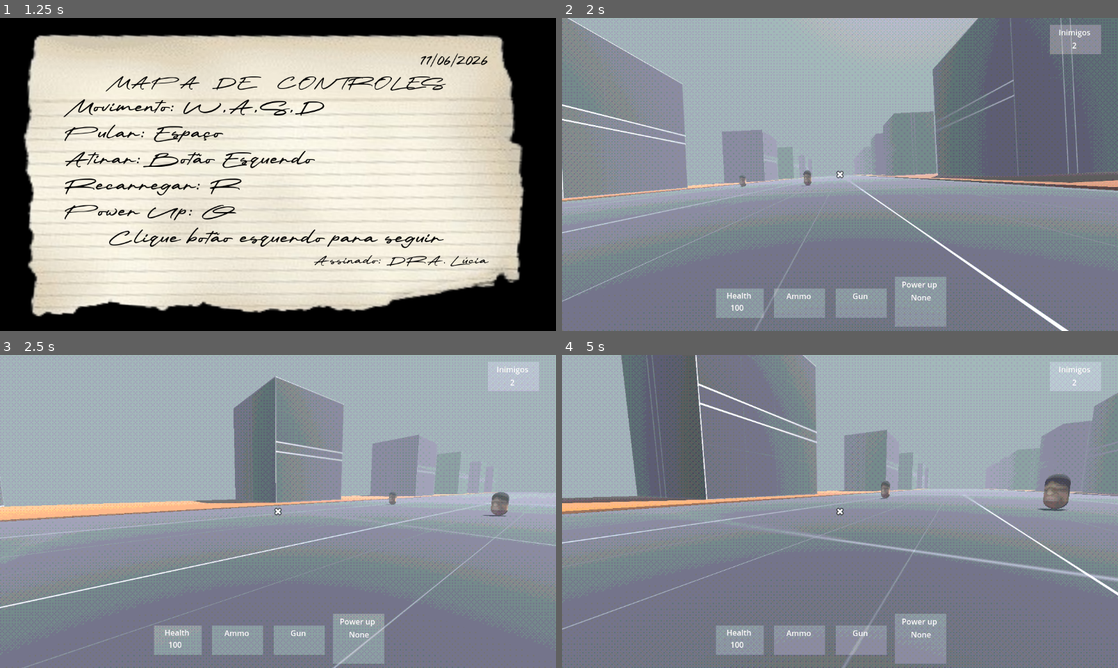
Above: before the commit, frames 1-4 (two rows, left to right).
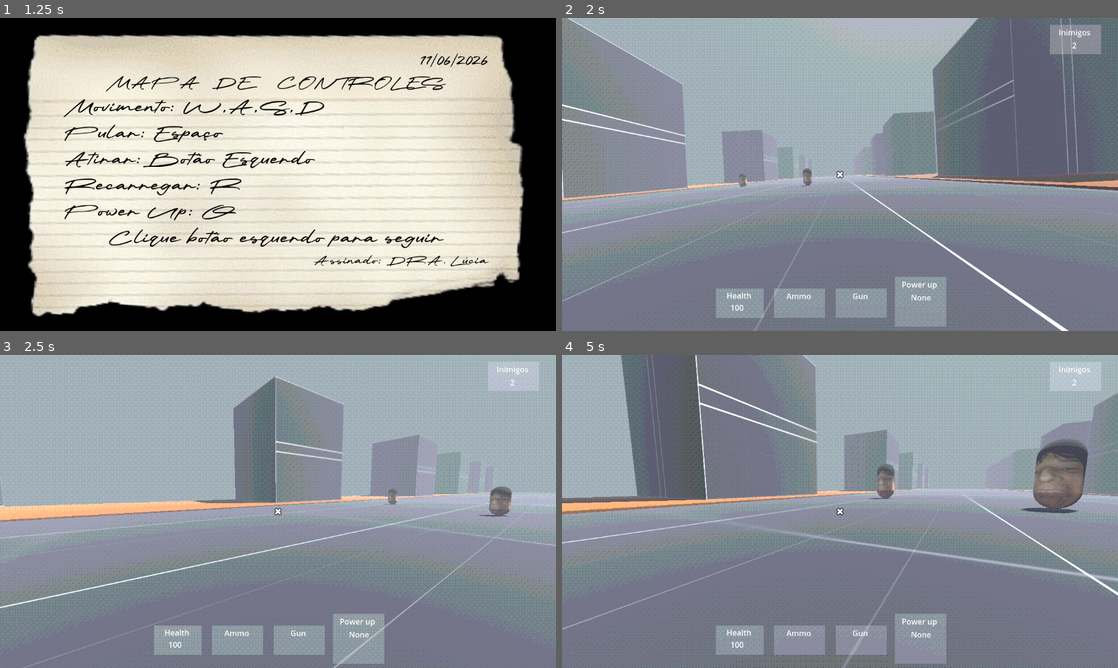
Above: after the commit, the same moments.

Repository: felipepreuss/mnemonic.dream
Game: Godot game, scene res://Scenes/main_menu.tscn
Two runs of this game, one before a commit and one after it. Both use one fixed random seed, a clock stepped at 60 frames per second and the inputs below. The engine's default icon, where the game draws it, is replaced by a stand-in: a white triangle on a blue panel in a dark square. Sound files missing from this copy of the repository are replaced by a short silence.
Inputs (mouse positions are in pixels of both pictures, inside the frame that each line leads up to):
- Up to frame 1 (1.25 s): click "PLAY" at 0.5 s
- Up to frame 2 (2 s): tap Enter at 1.25 s; move the mouse to (962, 158) at 1.27 s; press the mouse at (962, 158) at 1.28 s; hold D (Right) from 1.28 s (still down); tap Space (Jump) at 1.52 s; tap 0 at 1.55 s
- Up to frame 3 (2.5 s): move the mouse to (250, 511) at 2.02 s; release D (Right) at 2.03 s; release the mouse at (250, 511) at 2.03 s; hold W (Forward) from 2.03 s (still down); tap 0 at 2.1 s; tap Space (Jump) at 2.27 s; click (250, 511) at 2.3 s
- Up to frame 4 (5 s): keep holding W (Forward); move the mouse to (851, 505) at 2.77 s; press the mouse at (851, 505) at 2.78 s; tap 0 at 3.05, 4.35 s; move the mouse to (834, 517) at 3.52 s; release the mouse at (834, 517) at 3.53 s; tap Q (Q) at 3.6 s; tap Space (Jump) at 3.77, 4.52 s; click (834, 517) at 3.8 s; move the mouse to (878, 514) at 4.27 s; tap R (Reload) at 4.9 s

Frame 1 is identical in both runs. In frame 2, less than 0.1% of the frame differs, in the area x 31-45%, y 48-55%; in frame 3, 0.2%; in frame 4, 1.8%, in the area x 55-95%, y 26-51%.

Commit message:
weapon manager virando algo real
criar variaveis individuais nas armas para setar como se fosse um resource

agora o weapon manager tem q pegar a informacao de cada arma e n dele mesmo

Diff:
--- a/Scenes/player.tscn
+++ b/Scenes/player.tscn
@@ -7,6 +7,7 @@
 [ext_resource type="AudioStream" uid="uid://dbqkoxlle6ono" path="res://SFX/walking/walk2.mp3" id="3_7dp3o"]
 [ext_resource type="Texture2D" uid="uid://cufub1n6nc46x" path="res://Assets/muzzle_06.png" id="3_fkybt"]
 [ext_resource type="Script" uid="uid://dt2cby328mi5" path="res://Script/bullet_lbl.gd" id="3_vgqql"]
+[ext_resource type="Script" uid="uid://4m555yw0c1ds" path="res://Script/NewShake.gd" id="4_7dp3o"]
 [ext_resource type="Script" uid="uid://b5lk0im56olf8" path="res://Script/life.gd" id="5_8erm5"]
 [ext_resource type="Script" uid="uid://yvigbgbg8i5g" path="res://Script/hp.gd" id="5_pu2lt"]
 [ext_resource type="Script" uid="uid://cw3w6ct1amurw" path="res://Script/gun.gd" id="6_f1ek2"]
@@ -127,11 +128,11 @@
 
 [node name="Camera3D" type="Camera3D" parent="head"]
 transform = Transform3D(1, 0, 0, 0, 1, 0, 0, 0, 1, 0, 0.77035, 0)
-
-[node name="WeaponsManager" type="Node3D" parent="head/Camera3D" node_paths=PackedStringArray("local")]
+script = ExtResource("4_7dp3o")
+
+[node name="WeaponsManager" type="Node3D" parent="head/Camera3D"]
 transform = Transform3D(1, 0, 0, 0, 1, 0, 0, 0, 1, 0.243636, -0.120761, -0.546164)
 script = ExtResource("2_6t5aa")
-local = NodePath("GunPosition")
 metadata/_custom_type_script = "uid://cme4um2042nwv"
 
 [node name="GunPosition" type="Marker3D" parent="head/Camera3D/WeaponsManager"]
--- a/Scenes/taco.gd
+++ b/Scenes/taco.gd
@@ -5,10 +5,11 @@
 
 func _physics_process(delta):
 
-	if Input.is_action_pressed("Left-Click") && melee:
+	if Input.is_action_pressed("Left-Click") && current_gun.melee:
 		animation_player.play("attack")
 		for enemies in hitbox.get_overlapping_bodies():
 			if enemies.has_method("calcularDano"):
+				get_parent().get_parent().add_shake(0.5)
 				enemies.calcularDano(50)
 		if animation_player:
 			animation_player.queue("idle")
--- a/Scenes/taco.tscn
+++ b/Scenes/taco.tscn
@@ -2,35 +2,6 @@
 
 [ext_resource type="PackedScene" uid="uid://c3m0wkotsvjv8" path="res://Assets/Guns/Taco de baseball.glb" id="1_esccj"]
 [ext_resource type="Script" uid="uid://ca0uwaxt38p1f" path="res://Scenes/taco.gd" id="1_hnl0q"]
-
-[sub_resource type="Animation" id="Animation_esccj"]
-resource_name = "idle"
-length = 1.5
-loop_mode = 1
-tracks/0/type = "value"
-tracks/0/imported = false
-tracks/0/enabled = true
-tracks/0/path = NodePath(".:rotation")
-tracks/0/interp = 1
-tracks/0/loop_wrap = true
-tracks/0/keys = {
-"times": PackedFloat32Array(0, 0.250431, 0.764829),
-"transitions": PackedFloat32Array(1, 1, 1),
-"update": 0,
-"values": [Vector3(0, 0, 0), Vector3(0, 0, 0.246091), Vector3(0, 0, 0.108856)]
-}
-tracks/1/type = "value"
-tracks/1/imported = false
-tracks/1/enabled = true
-tracks/1/path = NodePath(".:position")
-tracks/1/interp = 1
-tracks/1/loop_wrap = true
-tracks/1/keys = {
-"times": PackedFloat32Array(0.02, 0.527935, 1.17093, 1.43333),
-"transitions": PackedFloat32Array(1, 1, 1, 1),
-"update": 0,
-"values": [Vector3(0, 0, 0), Vector3(0, -0.0879073, 0), Vector3(0, 0.00471497, 0), Vector3(0, -0.0780402, 0)]
-}
 
 [sub_resource type="Animation" id="Animation_hnl0q"]
 length = 0.001
@@ -87,6 +58,35 @@
 "values": [Vector3(0, 0, 0), Vector3(0.49309, 0, 0), Vector3(0.695671, 0, 0), Vector3(-1.94327, 0, 0)]
 }
 
+[sub_resource type="Animation" id="Animation_esccj"]
+resource_name = "idle"
+length = 1.5
+loop_mode = 1
+tracks/0/type = "value"
+tracks/0/imported = false
+tracks/0/enabled = true
+tracks/0/path = NodePath(".:rotation")
+tracks/0/interp = 1
+tracks/0/loop_wrap = true
+tracks/0/keys = {
+"times": PackedFloat32Array(0, 0.250431, 0.764829),
+"transitions": PackedFloat32Array(1, 1, 1),
+"update": 0,
+"values": [Vector3(0, 0, 0), Vector3(0, 0, 0.246091), Vector3(0, 0, 0.108856)]
+}
+tracks/1/type = "value"
+tracks/1/imported = false
+tracks/1/enabled = true
+tracks/1/path = NodePath(".:position")
+tracks/1/interp = 1
+tracks/1/loop_wrap = true
+tracks/1/keys = {
+"times": PackedFloat32Array(0.02, 0.527935, 1.17093, 1.43333),
+"transitions": PackedFloat32Array(1, 1, 1, 1),
+"update": 0,
+"values": [Vector3(0, 0, 0), Vector3(0, -0.0879073, 0), Vector3(0, 0.00471497, 0), Vector3(0, -0.0780402, 0)]
+}
+
 [sub_resource type="AnimationLibrary" id="AnimationLibrary_gh5bb"]
 _data = {
 &"RESET": SubResource("Animation_hnl0q"),
@@ -100,12 +100,9 @@
 
 [node name="Node3D" type="Node3D"]
 script = ExtResource("1_hnl0q")
-have_ammo = false
-melee = true
 metadata/_custom_type_script = "uid://cme4um2042nwv"
 
 [node name="Taco de baseball" parent="." instance=ExtResource("1_esccj")]
-transform = Transform3D(1, 0, 0, 0, 1, 0, 0, 0, 1, 0, 0, 0)
 
 [node name="AnimationPlayer" type="AnimationPlayer" parent="Taco de baseball"]
 libraries = {
--- /dev/null
+++ b/Script/NewShake.gd
@@ -0,0 +1,24 @@
+# MinimalScreenShake.gd
+extends Camera3D
+
+var shake: float = 0.0
+var original_pos: Vector3
+
+func _ready():
+	original_pos = position
+
+func add_shake(amount: float):
+	if shake <= 0:
+		shake += amount
+
+func _process(delta):
+	if shake > 0:
+		position = original_pos + Vector3(
+			randf_range(-shake, shake),
+			randf_range(-shake, shake),
+			0
+		)
+		shake -= delta * 2.0
+	else:
+		position = original_pos
+		shake = 0.0
--- a/Script/enemy.gd
+++ b/Script/enemy.gd
@@ -33,7 +33,7 @@
 
 # Called every frame. 'delta' is the elapsed time since the previous frame.
 func _physics_process(delta: float) -> void:
-	#scale *= 1.003
+	scale *= 1.003
 	match current_state:
 		IDLE:
 			idle_state(delta)
--- a/Script/shot_gun.gd
+++ b/Script/shot_gun.gd
@@ -3,7 +3,7 @@
 @export var raio :Array[RayCast3D]
 
 func _physics_process(delta: float) -> void:
-	if Input.is_action_just_pressed("Left-Click") && have_ammo:
+	if Input.is_action_just_pressed("Left-Click") && current_gun.have_ammo:
 		for r in raycontainer.get_children():
 			r.target_position.x = randi_range(10,-10)
 			r.target_position.y = randi_range(10,-10)
--- a/Script/weapon_class.gd
+++ b/Script/weapon_class.gd
@@ -1,4 +1,131 @@
+#class_name WeaponsManager extends Node3D
+#@export var auto: bool
+#@export var have_ammo = true
+#@export var current_ammo: int
+#@export var ammo :int
+#@export var max_ammo: int
+#@export var can_reload := false
+#@export var ray: RayCast3D
+#@export var local: Marker3D #muda o nome
+#@export var number_balas: int #muda muito o nome
+#@export var gun_name: String
+#@export var melee = false
+#
+#var gun_equipped = false
+#var current_gun
+#var magazine
+#var gun_limit = 1
+#var gun_count = 0
+#@onready var flash
+#@onready var kickb
+#@onready var head = $"../.."
+ #
+#@export var weapon_scenes : Array[PackedScene] = [ # muda pra export pq vai ficar mais leve
+	#load("res://Scenes/pistol.tscn"),
+	#load("res://Scenes/taco.tscn")
+#]
+#
+#func _ready() -> void:
+	#await  get_parent().ready
+	#kickb = $AnimationPlayer
+	#flash =  $GunPosition/muzzle
+	 #
+#func _physics_process(delta: float) -> void:
+	#handle_weapon_switch()
+	#if current_gun != null:
+		#handle_shooting()
+		#handle_reload()
+		#update_ammo_display()
+	#if Globals.get_gun:
+		#if weapon_scenes.size() == 1:
+			#get_new_weapon(load("res://Scenes/shot_gun.tscn"))
+#func handle_shooting():
+	#
+	#if current_gun.auto and Input.is_action_pressed("Left-Click") and gun_equipped and current_gun and !melee:
+		#
+			##ScreenShake.screenShake($"..",1,0.25,1)
+		#if current_gun.current_ammo >= current_gun.number_balas && flash:
+			#kickb.play('recoil')
+			#get_parent().add_shake(0.5)
+			#flash.emitting = true
+	#if Input.is_action_just_pressed('Left-Click') and gun_equipped and current_gun:
+		#if current_gun.current_ammo >= current_gun.number_balas && flash and not current_gun.melee:
+			#flash.emitting = true
+			#flash.restart()
+			#kickb.play('recoil')
+			##ScreenShake.screenShake($"..",1,0.25,1)
+			#get_parent().add_shake(0.5)
+			#current_gun.current_ammo -= current_gun.number_balas
+		#else:
+			#have_ammo = false
+			#current_gun.have_ammo = false
+			#print('Sem balas suficientes!')
+#
+#func handle_weapon_switch():
+	#for i in range(weapon_scenes.size()):
+		#if Input.is_physical_key_pressed(KEY_0 + i + 1):
+			#switch_weapon(i)
+			#break
+#
+#func handle_reload():
+	#if Input.is_action_just_pressed('Reload') and gun_equipped:
+		#if current_gun.current_ammo < current_gun.max_ammo and current_gun.ammo >= 0:
+			#var to_reload = min(current_gun.max_ammo - current_gun.current_ammo, current_gun.ammo)
+			#current_gun.current_ammo += to_reload
+			#current_gun.ammo -= to_reload
+			#have_ammo = current_gun.current_ammo > 0
+			#current_gun.have_ammo = current_gun.current_ammo > 0
+			##print('Recarregado , to_reload,  balas.')
+#
+#func update_ammo_display():
+	#pass#print(str(current_ammo, '/', ammo))
+#
+#func instantiate_gun(index: int, local: Marker3D):
+	#if gun_count < gun_limit:
+		#gun_count += 1
+		#var gun = weapon_scenes[index].instantiate()
+		#gun.position = Vector3.ZERO  # Reset to avoid offset
+		#add_child(gun)
+		#gun.add_to_group('Gun')
+		#current_gun = gun
+		##sync_stats_from_gun()
+		#gun_equipped = true
+		#gun_count += 1
+#
+#func switch_weapon(index: int):
+	#if current_gun:
+		#current_ammo
+		#current_gun.queue_free()
+		#gun_equipped = false
+		#gun_count = 0
+	#instantiate_gun(index, local)
+#
+##func sync_stats_from_gun():
+	##if current_gun and gun_equipped:
+		##auto = current_gun.auto
+		##ammo = current_gun.ammo
+		##max_ammo = current_gun.max_ammo
+		##number_balas = current_gun.number_balas
+		##if current_ammo > 0:
+			##have_ammo = true
+			##current_gun.have_ammo = true
+		##else:
+			##have_ammo = false
+			##current_gun.have_ammo = false
+		##print(current_gun.auto)
+#
+#func shooting(mira: RayCast3D, dano: int):
+	#var target = mira.get_collider()
+	#if mira.get_collider()!= null:
+		#if target.is_in_group('Enemy'):
+			#target.calcularDano(dano)
+		##	print('Dano causado! Vida restante ', target.vida)
+#
+#func get_new_weapon(weapon_slot):
+	#weapon_scenes.append(weapon_slot)
+
 class_name WeaponsManager extends Node3D
+
 @export var auto: bool
 @export var have_ammo = true
 @export var current_ammo: int
@@ -10,26 +137,20 @@
 @export var number_balas: int #muda muito o nome
 @export var gun_name: String
 @export var melee = false
-
-var gun_equipped = false
-var current_gun
-var gun_limit = 1
-var gun_count = 0
-@onready var flash
-@onready var kickb
-@onready var head = $"../.."
-
-
-
-@export var weapon_scenes : Array[PackedScene] = [ # muda pra export pq vai ficar mais leve
-	load("res://Scenes/pistol.tscn"),
-	load("res://Scenes/taco.tscn")
-]
+@export var weapon_scenes: Array[PackedScene]
+
+var current_gun: Node3D = null
+var gun_equipped: bool = false
+var gun_count: int = 0
+var gun_limit: int = 1
+
+@onready var flash: GPUParticles3D
+@onready var kickb: AnimationPlayer
 
 func _ready() -> void:
-	await  get_parent().ready
+	await get_parent().ready
 	kickb = $AnimationPlayer
-	flash =  $GunPosition/muzzle
+	flash = $GunPosition/muzzle
 
 func _physics_process(delta: float) -> void:
 	handle_weapon_switch()
@@ -37,28 +158,31 @@
 		handle_shooting()
 		handle_reload()
 		update_ammo_display()
+
 	if Globals.get_gun:
 		if weapon_scenes.size() == 1:
 			get_new_weapon(load("res://Scenes/shot_gun.tscn"))
+
 func handle_shooting():
-
-	if current_gun.auto and Input.is_action_pressed("Left-Click") and gun_equipped and current_gun and !melee:
-
-			#ScreenShake.screenShake($"..",1,0.25,1)
-		if current_gun.current_ammo >= current_gun.number_balas && flash:
-			kickb.play('recoil')
-			flash.emitting = true
-	if Input.is_action_just_pressed('Left-Click') and gun_equipped and current_gun:
-		if current_gun.current_ammo >= current_gun.number_balas && flash and not current_gun.melee:
-			flash.emitting = true
-			flash.restart()
-			kickb.play('recoil')
-			ScreenShake.screenShake($"..",1,0.25,1)
-			current_gun.current_ammo -= current_gun.number_balas
-		else:
-			have_ammo = false
-			current_gun.have_ammo = false
-			print('Sem balas suficientes!')
+	if not current_gun or not gun_equipped:
+		return
+
+	if current_gun.auto and Input.is_action_pressed("Left-Click") and not current_gun.melee:
+		try_shoot()
+	elif Input.is_action_just_pressed('Left-Click') and not current_gun.melee:
+		try_shoot()
+
+func try_shoot():
+	if current_gun.current_ammo >= current_gun.number_balas and flash:
+		flash.emitting = true
+		flash.restart()
+		kickb.play('recoil')
+		get_parent().add_shake(0.5)
+		current_gun.current_ammo -= current_gun.number_balas
+		current_gun.have_ammo = current_gun.current_ammo > 0
+	else:
+		current_gun.have_ammo = false
+		print('Sem balas suficientes!')
 
 func handle_weapon_switch():
 	for i in range(weapon_scenes.size()):
@@ -67,58 +191,44 @@
 			break
 
 func handle_reload():
-	if Input.is_action_just_pressed('Reload') and gun_equipped:
-		if current_gun.current_ammo < current_gun.max_ammo and current_gun.ammo >= 0:
+	if Input.is_action_just_pressed('Reload') and gun_equipped and current_gun:
+		if current_gun.current_ammo < current_gun.max_ammo and current_gun.ammo > 0:
 			var to_reload = min(current_gun.max_ammo - current_gun.current_ammo, current_gun.ammo)
 			current_gun.current_ammo += to_reload
 			current_gun.ammo -= to_reload
-			have_ammo = current_gun.current_ammo > 0
 			current_gun.have_ammo = current_gun.current_ammo > 0
-			#print('Recarregado , to_reload,  balas.')
+			print('Recarregado ', to_reload, ' balas.')
 
 func update_ammo_display():
-	pass#print(str(current_ammo, '/', ammo))
-
-func instantiate_gun(index: int, local: Marker3D):
-	if gun_count < gun_limit:
-		gun_count += 1
-		var gun = weapon_scenes[index].instantiate()
-		gun.position = Vector3.ZERO  # Reset to avoid offset
-		add_child(gun)
-		gun.add_to_group('Gun')
-		current_gun = gun
-		sync_stats_from_gun()
-		gun_equipped = true
-		gun_count += 1
+	if current_gun:
+		#print(str(current_gun.current_ammo, '/', current_gun.ammo))
+		pass
+
+func instantiate_gun(index: int):
+	if gun_count >= gun_limit and current_gun:
+		current_gun.queue_free()
+		gun_count = 0
+
+	var gun = weapon_scenes[index].instantiate()
+	gun.position = Vector3.ZERO
+	add_child(gun)
+	gun.add_to_group('Gun')
+	current_gun = gun
+	gun_equipped = true
+	gun_count += 1
 
 func switch_weapon(index: int):
-	if current_gun:
-		current_gun.queue_free()
-		gun_equipped = false
-		gun_count = 0
-	instantiate_gun(index, local)
-
-func sync_stats_from_gun():
-	if current_gun and gun_equipped:
-		current_ammo = current_gun.current_ammo
-		auto = current_gun.auto
-		ammo = current_gun.ammo
-		max_ammo = current_gun.max_ammo
-		number_balas = current_gun.number_balas
-		if current_ammo > 0:
-			have_ammo = true
-			current_gun.have_ammo = true
-		else:
-			have_ammo = false
-			current_gun.have_ammo = false
-		#print(current_gun.auto)
+	if index < weapon_scenes.size():
+		if current_gun:
+			current_gun.queue_free()
+			gun_count = 0
+
+		instantiate_gun(index)
 
 func shooting(mira: RayCast3D, dano: int):
 	var target = mira.get_collider()
-	if mira.get_collider()!= null:
-		if target.is_in_group('Enemy'):
-			target.calcularDano(dano)
-		#	print('Dano causado! Vida restante ', target.vida)
-
-func get_new_weapon(weapon_slot):
+	if mira.get_collider() != null and target.is_in_group('Enemy'):
+		target.calcularDano(dano)
+
+func get_new_weapon(weapon_slot: PackedScene):
 	weapon_scenes.append(weapon_slot)
Not shown: 1 places in Scenes/player.tscn that only renumber resources
Not shown, added: Script/NewShake.gd.uid
